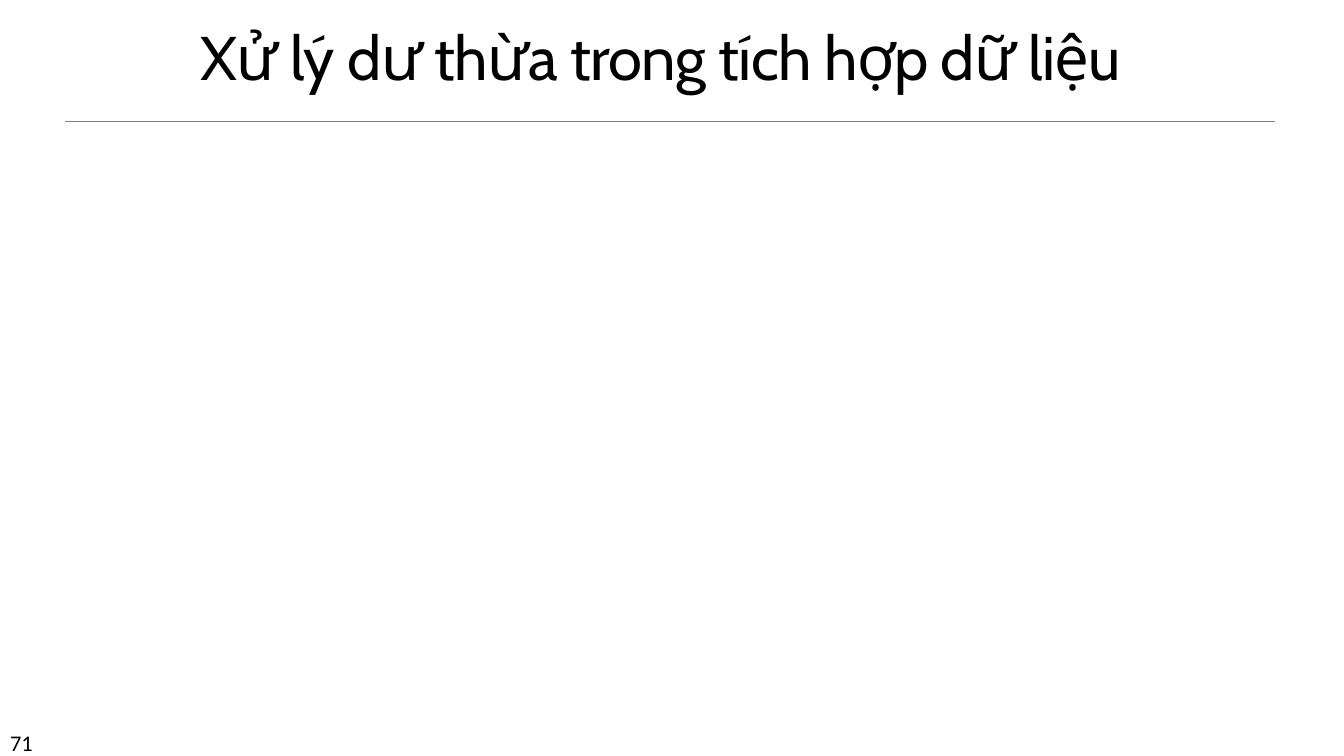
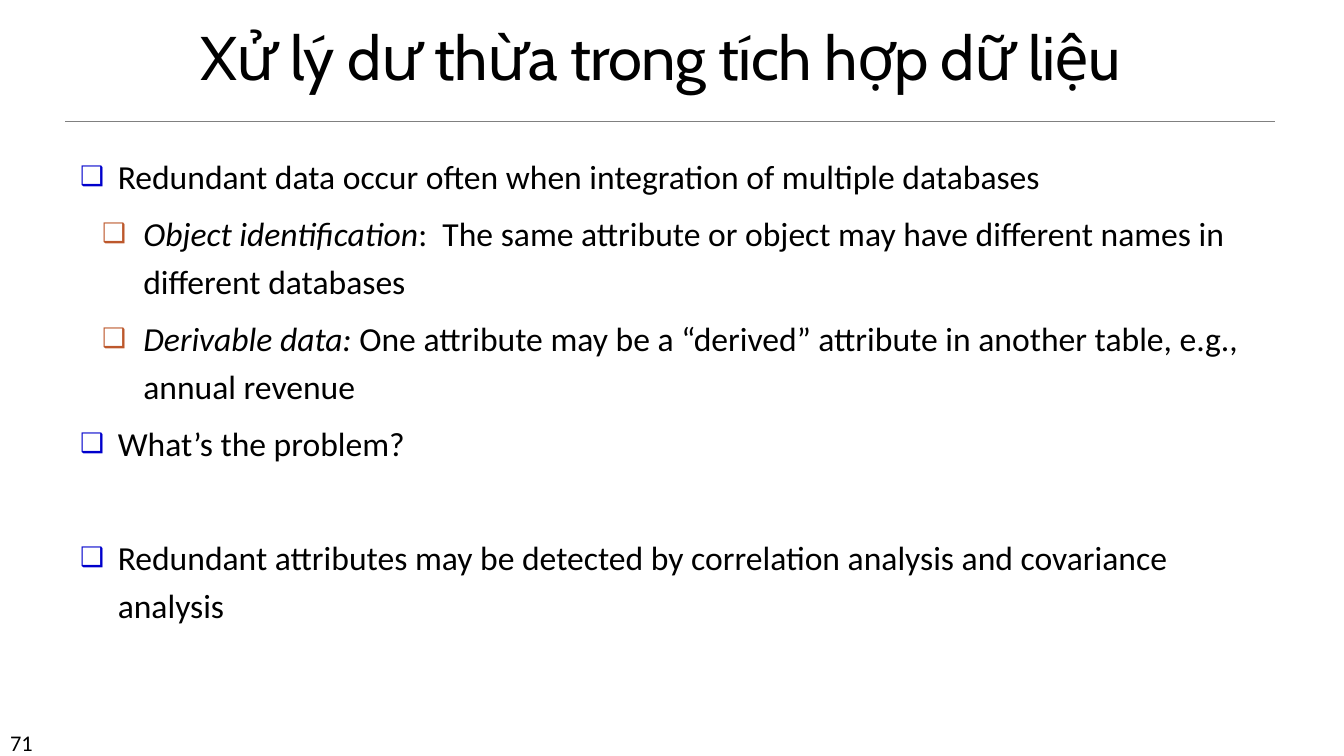
Before and after one commit to tuanpham21105/UTC_Nam4_Ki1, a slide deck: slide 71 of KPDL/Book_Slide_Datamining_Jiawei Han_4th/Chap2-Data-Viet.pptx. Drawn at 1344x756 pixels with LibreOffice and Linux fonts; fonts in the diff are those of the drawing; grey boxes stand for pictures. Boxes give left, top, right and bottom in pixels: in the first picture for what was removed or moved away, otherwise in the second. Text is boxed around its words. In the diff, an @@ line names an element or a change of style, - is before the commit and + after.

```diff
--- a/KPDL/Book_Slide_Datamining_Jiawei Han_4th/Chap2-Data-Viet.pptx
+++ b/KPDL/Book_Slide_Datamining_Jiawei Han_4th/Chap2-Data-Viet.pptx
@@ text added at (118,165,1238,624), 24 pt, text #000000 @@
+❑ Redundant data occur often when integration of multiple databases
+  ❑ Object identification: The same attribute or object may have different names in different databases
+  ❑ Derivable data: One attribute may be a “derived” attribute in another table, e.g., annual revenue
+❑ What’s the problem?
+❑ Redundant attributes may be detected by correlation analysis and covariance analysis
```
Also in this commit, not shown: 29 other slides changed, 16 other files.
